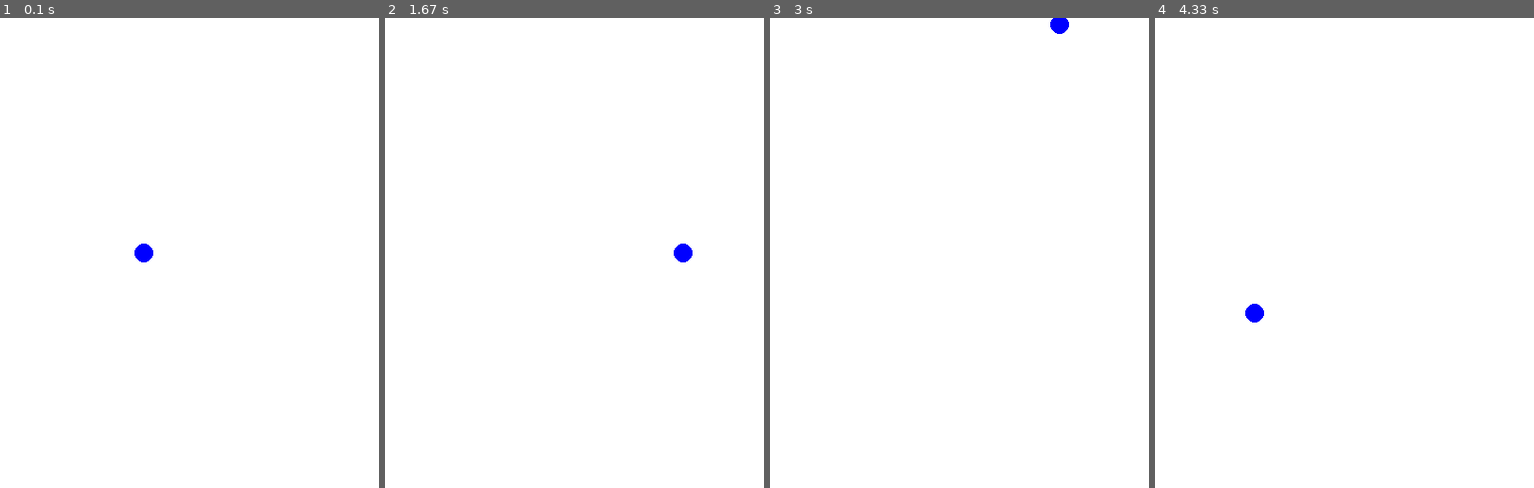
Above: before the commit, frames 1-4 (left to right).
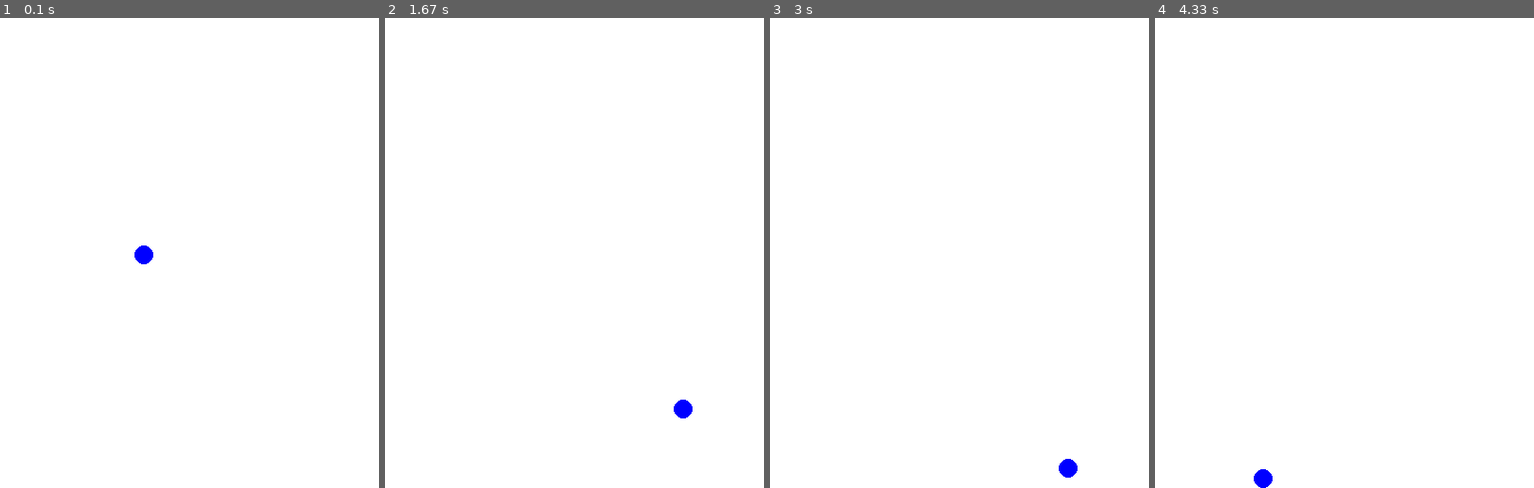
Above: after the commit, the same moments.

Repository: ColorLime90/intro_programmering
Game: pygame game, started from ballgame.py
Same seed, same stepped clock (60 frames per second), same inputs: the game is played once before the commit and once after it.
Inputs:
- Up to frame 1 (0.1 s): no input
- Up to frame 2 (1.67 s): hold W 0.33-0.8 s; hold Right 0.33-0.8 s; tap A at 0.83 s; hold Right 1.17-1.63 s
- Up to frame 3 (3 s): hold Up 1.67-1.97 s; hold Right 2-2.47 s; hold Left from 2.5 s (still down)
- Up to frame 4 (4.33 s): release Left at 3.03 s; hold Down 3.07-3.37 s; tap D at 3.4 s; hold Left 3.73-4.13 s; hold Up from 4.17 s (still down)

The runs differ from the first frame. In frame 1, less than 0.1% of the frame differs, in the area x 35-41%, y 48-53%; in frame 2, 0.3%, in the area x 76-82%, y 48-86%; in frame 3, 0.3%; in frame 4, 0.3%.

Commit message:
2025-03-25

Diff:
--- a/ballgame.py
+++ b/ballgame.py
@@ -102,11 +102,6 @@
         if x_speed > 4:
             x_speed = 4
 
-
-
-
-
-
     if move_up:
         y_speed = y_speed - 0.2
         if y_speed < -4:
@@ -129,10 +124,17 @@
 
     # --- Game logic should go here
 
-    if x < 0 or x > 500:
+    y_speed = y_speed + 0.1
+
+    if x <= 10 or x >= 490:
         x_speed = x_speed * -1
-    if y < 0 or y > 500:
+    if y <= 10:
         y_speed = y_speed * -1
+    if y >= 490:
+        y_speed = y_speed * 0.8
+        y_speed = y_speed * -1
+
+
 
     x += x_speed
     y += y_speed
Not shown, changed: readme.md
